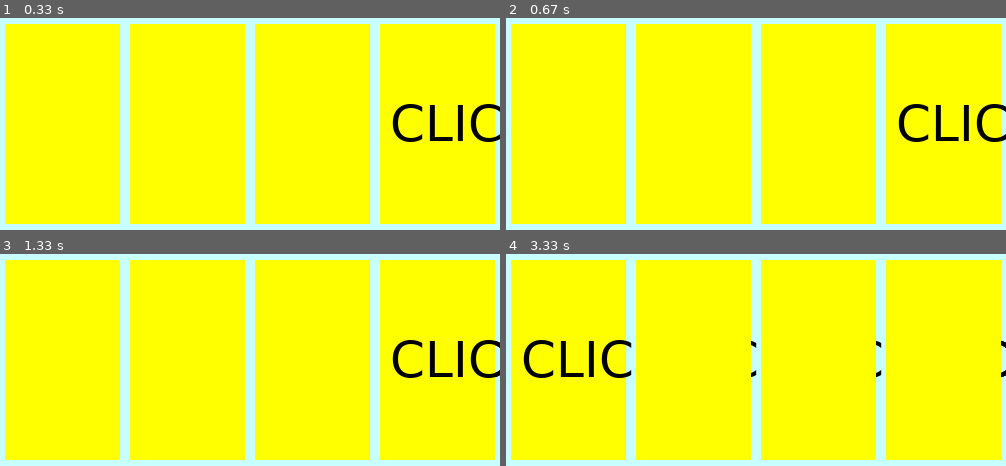
Above: before the commit, frames 1-4 (two rows, left to right).
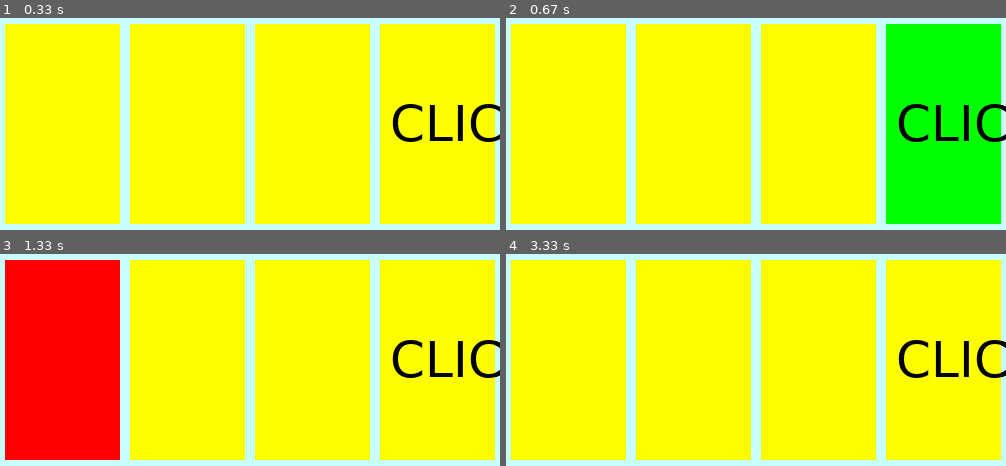
Above: after the commit, the same moments.

Repository: BraindeadDogge/PyGameFastClicker
Game: pygame game, started from main.py
Same seed, same stepped clock (60 frames per second), same inputs: the game is played once before the commit and once after it.
Inputs (mouse positions are in pixels of both pictures, inside the frame that each line leads up to):
- Up to frame 1 (0.33 s): no input
- Up to frame 2 (0.67 s): click (916, 210) at 0.38 s
- Up to frame 3 (1.33 s): click (95, 385) at 1.22 s
- Up to frame 4 (3.33 s): no input

Frame 1 is identical in both runs. In frame 2, 21% of the frame differs, in the area x 76-99%, y 2-98%; in frame 3, 22%, in the area x 1-24%, y 2-98%; in frame 4, 2.4%.

Commit message:
Update main.py

Diff:
--- a/main.py
+++ b/main.py
@@ -11,6 +11,8 @@
         pygame.draw.rect(mw, self.fill_color, self.rect)
     def outline(self, frame_color, thickness):
         pygame.draw.rect(mw, frame_color, self.rect, thickness)
+    def collidepoint(self, x, y):
+        return self.rect.collidepoint(x,y)
 
 class Label(Area):
     def __init__(self, x = 0, y = 0, width = 10, height = 10, color=None):
@@ -46,9 +48,10 @@
 wait = 0
 while True:
     if wait == 0:
-        wait = 20
+        wait = 60
         click = randint(1, len(cards))
         for i in range(len(cards)):
+            cards[i].color((255,255,0))
             if (i+1) == click:
                 cards[i].draw(10,70)
             else:
@@ -56,5 +59,20 @@
     else:
         wait -= 1
 
+    x = 0
+    y = 0
+    for event in pygame.event.get():
+        if event.type == pygame.MOUSEBUTTONDOWN and event.button == 1:
+            x, y = event.pos
+
+    for i in range(len(cards)):
+        if cards[i].collidepoint(x,y):
+            if i + 1 == click:
+                cards[i].color((0,255,0))
+                cards[i].draw(10,70)
+            else:
+                cards[i].color((255,0,0))
+                cards[i].fill()
+
     pygame.display.update()
-    clock.tick(40)
+    clock.tick(60)
